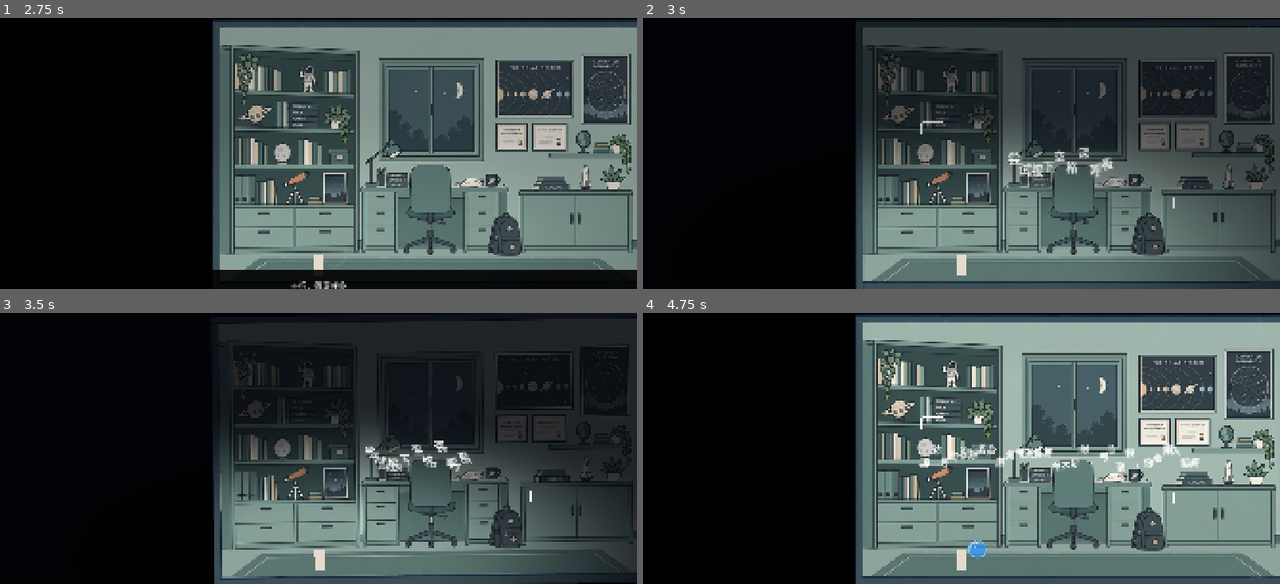
Above: before the commit, frames 1-4 (two rows, left to right).
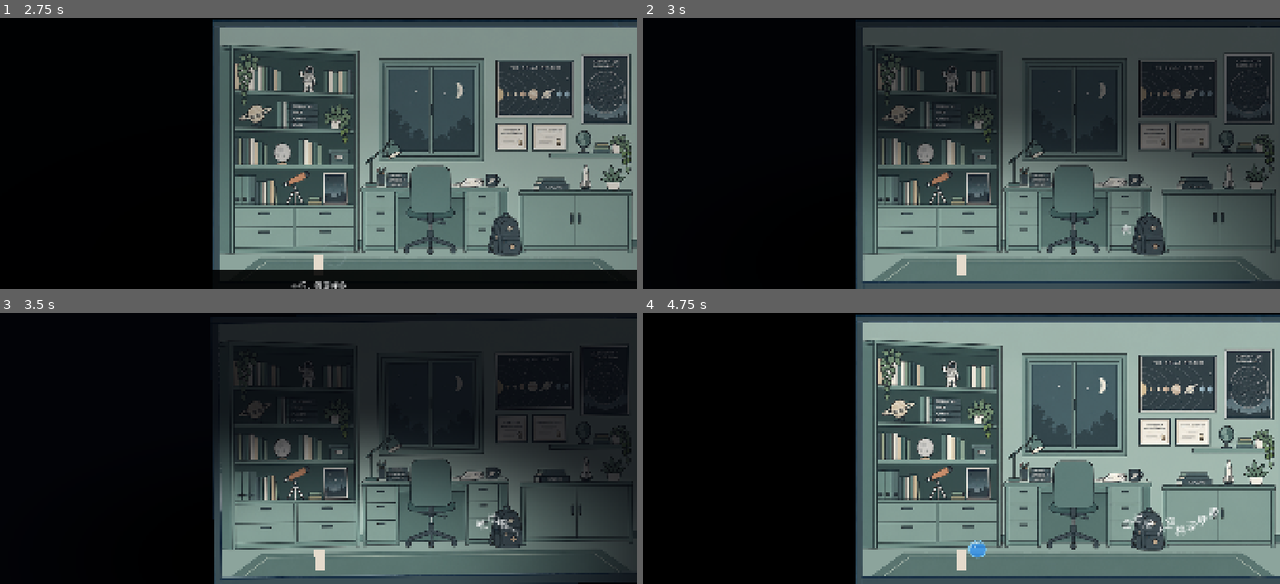
Above: after the commit, the same moments.

Repository: genshi-kotoba/Spine
Game: Godot game, scene res://scenes/c3_level.tscn
Two runs of this game, one before a commit and one after it. Both use one fixed random seed, a clock stepped at 60 frames per second and the inputs below.
Inputs (mouse positions are in pixels of both pictures, inside the frame that each line leads up to):
- Up to frame 1 (2.75 s): tap Enter at 0.5 s; move the mouse to (458, 139) at 0.52 s; hold D (move_right) 0.53-1.28 s; hold Space (breathe) 0.53-1.28 s; click (458, 139) at 0.67 s; move the mouse to (191, 167) at 1.27 s; hold A (move_left) 1.28-2.03 s; tap T (dialogue_t) at 1.35 s; tap Space (breathe) at 2 s; move the mouse to (382, 93) at 2.02 s; hold D (move_right) from 2.03 s (still down); hold Y (dialogue_y) from 2.03 s (still down)
- Up to frame 2 (3 s): keep holding D (move_right); move the mouse to (929, 207) at 2.77 s; release Y (dialogue_y) at 2.78 s; tap E (interact) at 2.85 s; click (929, 207) at 2.92 s
- Up to frame 3 (3.5 s): keep holding D (move_right)
- Up to frame 4 (4.75 s): move the mouse to (1152, 489) at 3.52 s; release D (move_right) at 3.53 s; hold Space (breathe) 3.53-4.28 s; hold A (move_left) from 3.53 s (still down); move the mouse to (770, 407) at 4.27 s; tap T (dialogue_t) at 4.35 s

Frame 1 is identical in both runs. In frame 2, 0.7% of the frame differs, in the area x 43-84%, y 37-81%; in frame 3, 0.7%; in frame 4, 1.5%, in the area x 43-91%, y 37-83%.

Commit message:
refactor(c3): reuse main glitch dialogue module

Diff:
--- a/Spine/scenes/c3_level.tscn
+++ b/Spine/scenes/c3_level.tscn
@@ -23,7 +23,6 @@
 [ext_resource type="Script" uid="uid://dxl118a4wp34q" path="res://scripts/components/RoomTable.gd" id="22"]
 [ext_resource type="PackedScene" uid="uid://dc4yso4br36vf" path="res://scenes/c3_floor.tscn" id="23"]
 [ext_resource type="Script" uid="uid://bbmpcjmv60ouk" path="res://scripts/c3/flow/CorridorAssembly.gd" id="25"]
-[ext_resource type="PackedScene" path="res://scenes/floating_wall_text.tscn" id="26_intro_text"]
 
 [sub_resource type="RectangleShape2D" id="item_col"]
 size = Vector2(179.5, 269)
@@ -61,8 +60,6 @@
 bedroom_left_wall_path = NodePath("Rooms/Bedroom/Environment/WallLeft")
 world_camera_right = 3840.0
 corridor_camera_right = 4600.0
-intro_floating_text_path = NodePath("IntroFloatingLayer/IntroFloatingText")
-flow_floating_text_path = NodePath("IntroFloatingLayer/FlowFloatingText")
 
 [node name="Player" parent="." unique_id=1121437611 instance=ExtResource("1")]
 position = Vector2(320, 948)
@@ -406,33 +403,6 @@
 script = ExtResource("6")
 player_path = NodePath("../../Player")
 
-[node name="IntroFloatingLayer" type="CanvasLayer" parent="." unique_id=996401127]
-layer = 2
-
-[node name="IntroFloatingText" parent="IntroFloatingLayer" instance=ExtResource("26_intro_text")]
-visible = false
-layout_size = Vector2(760, 260)
-min_font_size = 28
-max_font_size = 40
-animated = true
-text_color = Color(1, 1, 1, 1)
-accent_color = Color(1, 1, 1, 1)
-shadow_color = Color(0.04, 0.04, 0.05, 0.95)
-glow_color = Color(1, 1, 1, 0.32)
-outline_size = 4
-
-[node name="FlowFloatingText" parent="IntroFloatingLayer" instance=ExtResource("26_intro_text")]
-visible = false
-layout_size = Vector2(760, 260)
-min_font_size = 28
-max_font_size = 40
-animated = true
-text_color = Color(1, 1, 1, 1)
-accent_color = Color(1, 1, 1, 1)
-shadow_color = Color(0.04, 0.04, 0.05, 0.95)
-glow_color = Color(1, 1, 1, 0.32)
-outline_size = 4
-
 [node name="Effects" type="Node2D" parent="." unique_id=2086481683]
 
 [node name="ParticleBurst" type="Node2D" parent="Effects" unique_id=269592970]
--- a/Spine/scenes/floating_wall_text.tscn
+++ /dev/null
@@ -1,6 +0,0 @@
-[gd_scene load_steps=2 format=3]
-
-[ext_resource type="Script" path="res://scripts/components/FloatingWallText.gd" id="1_floating"]
-
-[node name="FloatingWallText" type="Node2D"]
-script = ExtResource("1_floating")
--- a/Spine/scenes/floating_wall_text_demo.tscn
+++ /dev/null
@@ -1,50 +0,0 @@
-[gd_scene load_steps=5 format=3]
-
-[ext_resource type="Script" path="res://scripts/scenes/FloatingWallTextDemo.gd" id="1_demo"]
-[ext_resource type="PackedScene" path="res://scenes/floating_wall_text.tscn" id="2_text"]
-
-[sub_resource type="Gradient" id="Gradient_wall"]
-colors = PackedColorArray(0.035, 0.033, 0.032, 1, 0.105, 0.097, 0.091, 1)
-
-[sub_resource type="GradientTexture2D" id="GradientTexture_wall"]
-gradient = SubResource("Gradient_wall")
-width = 1920
-height = 817
-fill_from = Vector2(0.16, 0.12)
-fill_to = Vector2(0.86, 0.9)
-
-[node name="FloatingWallTextDemo" type="Node2D"]
-script = ExtResource("1_demo")
-
-[node name="Wall" type="Sprite2D" parent="."]
-texture = SubResource("GradientTexture_wall")
-position = Vector2(960, 408.5)
-
-[node name="WallSeamLeft" type="Line2D" parent="."]
-points = PackedVector2Array(210, 0, 185, 245, 222, 466, 196, 817)
-width = 3.0
-default_color = Color(0.16, 0.15, 0.14, 0.5)
-
-[node name="WallSeamRight" type="Line2D" parent="."]
-points = PackedVector2Array(1710, 0, 1740, 190, 1702, 492, 1732, 817)
-width = 3.0
-default_color = Color(0.16, 0.15, 0.14, 0.5)
-
-[node name="FloorShadow" type="Polygon2D" parent="."]
-polygon = PackedVector2Array(0, 715, 1920, 684, 1920, 817, 0, 817)
-color = Color(0.015, 0.014, 0.013, 1)
-
-[node name="RedCut" type="Polygon2D" parent="."]
-polygon = PackedVector2Array(0, 662, 1920, 641, 1920, 649, 0, 672)
-color = Color(0.46, 0.075, 0.055, 0.8)
-
-[node name="FloatingWallText" parent="." instance=ExtResource("2_text")]
-position = Vector2(960, 365)
-phrases = PackedStringArray("这条走廊没有尽头", "不要相信门后的声音", "沉默是一种许可", "档案正在注视你", "保持清醒", "你已经来过这里")
-layout_size = Vector2(1280, 520)
-min_font_size = 34
-max_font_size = 72
-max_tilt_degrees = 6.5
-jitter_amount = 2.2
-float_amount = 4.5
-motion_speed = 1.05
--- a/Spine/scripts/c3/flow/C3Flow.gd
+++ b/Spine/scripts/c3/flow/C3Flow.gd
@@ -116,8 +116,6 @@
 ## 光影后超限走廊直接从书房门接出，镜头边界只覆盖该短走廊。
 @export var corridor_camera_left: float = 0.0
 @export var corridor_camera_right: float = 11520.0
-@export var intro_floating_text_path: NodePath
-@export var flow_floating_text_path: NodePath
 
 var _player: Node2D = null
 var _left_study: bool = false
@@ -136,12 +134,6 @@
 var _intro_breathed: bool = false
 var _intro_text_stage: int = 0
 var _intro_text_elapsed: float = 0.0
-var _intro_floating_text: Node = null
-var _flow_floating_text: Node = null
-var _flow_text_clear_x: float = INF
-var _flow_text_clear_time_msec: int = 0
-var _flow_text_world_anchor := Vector2.ZERO
-var _flow_text_follow_player := false
 var _flow_dialogue_action: String = ""
 var _tv_subtitle_shown: bool = false
 var _hall_door_subtitle_shown: bool = false
@@ -347,48 +339,14 @@
 			pass
 
 
-func _show_flow_floating(value: String, world_anchor: Vector2, clear_x: float = INF, follow_player: bool = false, duration_sec: float = INF) -> void:
-	if _flow_floating_text == null or not is_instance_valid(_flow_floating_text):
-		return
-	if _flow_floating_text.has_method("set_phrases"):
-		_flow_floating_text.call("set_phrases", PackedStringArray([value]))
-	elif _flow_floating_text is Label:
-		(_flow_floating_text as Label).text = value
-	elif _flow_floating_text is RichTextLabel:
-		(_flow_floating_text as RichTextLabel).text = value
-	_flow_text_world_anchor = world_anchor
-	_flow_text_follow_player = follow_player
-	_update_flow_floating_position()
-	_flow_floating_text.visible = true
-	if _flow_floating_text.has_method("set_revealed"):
-		_flow_floating_text.call("set_revealed", true, 0.2)
-	_flow_text_clear_x = clear_x
-	_flow_text_clear_time_msec = 0 if is_inf(duration_sec) else Time.get_ticks_msec() + int(maxf(duration_sec, 0.0) * 1000.0)
+func _show_flow_floating(value: String, _world_anchor: Vector2, _clear_x: float = INF, _follow_player: bool = false, _duration_sec: float = INF) -> void:
+	# C3 悬浮提示直接复用 main 分支 MODE_GLITCH。
+	DialogueManager.start_lines([value], DialogueManager.MODE_GLITCH)
 
 
 func _hide_flow_floating() -> void:
-	if _flow_floating_text == null or not is_instance_valid(_flow_floating_text):
-		return
-	if _flow_floating_text.has_method("set_revealed"):
-		_flow_floating_text.call("set_revealed", false, 0.25)
-	else:
-		_flow_floating_text.visible = false
-	_flow_text_clear_x = INF
-	_flow_text_follow_player = false
-	_flow_text_clear_time_msec = 0
-
-
-func _update_flow_floating_position() -> void:
-	if _flow_floating_text == null or not is_instance_valid(_flow_floating_text):
-		return
-	var anchor := _flow_text_world_anchor
-	if _flow_text_follow_player and _player != null:
-		anchor = _player.global_position + _flow_text_world_anchor
-	var parent := _flow_floating_text.get_parent()
-	if parent is CanvasLayer:
-		_flow_floating_text.position = get_viewport().get_canvas_transform() * anchor
-	else:
-		_flow_floating_text.global_position = anchor
+	# MODE_GLITCH 按 main 模块自身的逐句生命周期自动隐藏。
+	pass
 
 
 # ─── 卧室门三态（§5.2）───
@@ -1044,7 +1002,6 @@
 
 func _ready_extra() -> void:
 	_resolve_scene_refs()
-	_flow_floating_text = get_node_or_null(flow_floating_text_path)
 	_activate_camera()
 	_setup_room_table()
 	_bind_doors()
@@ -1067,7 +1024,6 @@
 	_intro_breathed = false
 	_intro_text_stage = 0
 	_intro_text_elapsed = 0.0
-	_intro_floating_text = get_node_or_null(intro_floating_text_path)
 	StoryMonitor.lock_input()
 	if _breath != null and _breath.has_method("set_countdown_rate"):
 		_breath.call("set_countdown_rate", INTRO_BREATH_RATE, true)
@@ -1088,32 +1044,13 @@
 
 
 func _set_intro_text(value: String) -> void:
-	if _intro_floating_text == null or not is_instance_valid(_intro_floating_text):
-		return
-	if _intro_floating_text.has_method("set_phrases"):
-		_intro_floating_text.call("set_phrases", PackedStringArray([value]))
-	elif _intro_floating_text is Label:
-		(_intro_floating_text as Label).text = value
-	elif _intro_floating_text is RichTextLabel:
-		(_intro_floating_text as RichTextLabel).text = value
-	var floating_canvas := _intro_floating_text as CanvasItem
-	if floating_canvas != null:
-		floating_canvas.visible = true
-		floating_canvas.modulate.a = 0.0
-	if _intro_floating_text.has_method("set_revealed"):
-		_intro_floating_text.call("set_revealed", true, 0.2)
-	elif floating_canvas != null:
-		floating_canvas.modulate.a = 1.0
+	# 开场悬浮提示直接使用 main 分支 MODE_GLITCH 组件。
+	DialogueManager.start_lines([value], DialogueManager.MODE_GLITCH)
 
 
 func _hide_intro_text() -> void:
-	if _intro_floating_text == null or not is_instance_valid(_intro_floating_text):
-		return
-	if _intro_floating_text.has_method("set_revealed"):
-		_intro_floating_text.call("set_revealed", false, 0.2)
-	var floating_canvas := _intro_floating_text as CanvasItem
-	if floating_canvas != null:
-		floating_canvas.visible = false
+	# MODE_GLITCH 按自身生命周期自动清理。
+	pass
 
 
 func _unhandled_input(event: InputEvent) -> void:
@@ -1135,16 +1072,6 @@
 func _update_intro(delta: float) -> void:
 	if not _intro_active:
 		return
-	if _intro_floating_text != null and is_instance_valid(_intro_floating_text) and _player != null:
-		var target_world := _player.global_position + Vector2(260.0, -300.0)
-		# IntroFloatingText is rendered above DarknessMask in a dedicated CanvasLayer,
-		# so convert its world anchor into viewport coordinates instead of using camera space directly.
-		var floating_parent := _intro_floating_text.get_parent()
-		if floating_parent is CanvasLayer:
-			var viewport := get_viewport()
-			_intro_floating_text.position = viewport.get_canvas_transform() * target_world
-		else:
-			_intro_floating_text.global_position = target_world
 	if _intro_text_stage < 2:
 		return
 	_intro_text_elapsed += delta
@@ -1467,20 +1394,11 @@
 		return
 	if _player == null:
 		return
-	if _flow_floating_text != null and _flow_floating_text.visible:
-		_update_flow_floating_position()
 	if not _tv_subtitle_shown and _player.global_position.x >= LIVING_TV_X \
 		and current_stage >= STAGE_LEAVE_STUDY and current_stage < STAGE_LIGHT \
 		and not DialogueManager.is_dialogue_active():
 		_tv_subtitle_shown = true
 		_show_flow_subtitle(["这间房子相当整洁，电视柜上一丝灰尘都没有留下"], "")
-	if _flow_floating_text != null and _flow_floating_text.visible \
-		and _player.global_position.x >= _flow_text_clear_x:
-		_hide_flow_floating()
-	if _flow_floating_text != null and _flow_floating_text.visible \
-		and _flow_text_clear_time_msec > 0 \
-		and Time.get_ticks_msec() >= _flow_text_clear_time_msec:
-		_hide_flow_floating()
 	if (current_stage == STAGE_CORRIDOR or current_stage == STAGE_CORRIDOR_END) \
 		and not _corridor_end_hint_shown and _corridor != null \
 		and _player.global_position.x >= float(_corridor.get("end_wall_x")) - 240.0:
--- a/Spine/scripts/components/FloatingWallText.gd
+++ /dev/null
@@ -1,311 +0,0 @@
-@tool
-class_name FloatingWallText
-extends Node2D
-## 可直接实例化的破碎悬浮文字组件。
-## 复用 main 分支的 glitch_char shader：逐字散落、切片错位、RGB 分离、闪烁和抖动。
-
-const GLITCH_SHADER := preload("res://assets/shaders/glitch_char.gdshader")
-const CHAR_INTERVAL_SEC := 0.15
-
-@export_group("Content")
-@export var phrases: PackedStringArray = PackedStringArray([
-	"知道得太多，也是一种病。",
-	"不要回头",
-	"门后没有答案",
-	"保持安静",
-	"记录不会说谎",
-	"它在阅读你",
-]):
-	set(value):
-		phrases = value
-		_request_rebuild()
-
-@export_multiline var font_families: String = "PingFang SC\nMicrosoft YaHei\nNoto Sans CJK SC\nSimSun":
-	set(value):
-		font_families = value
-		_request_rebuild()
-
-@export_group("Layout")
-@export var layout_size: Vector2 = Vector2(900.0, 420.0):
-	set(value):
-		layout_size = value.max(Vector2(160.0, 100.0))
-		_request_rebuild()
-@export_range(12, 160, 1) var min_font_size: int = 28:
-	set(value):
-		min_font_size = value
-		_request_rebuild()
-@export_range(12, 180, 1) var max_font_size: int = 58:
-	set(value):
-		max_font_size = value
-		_request_rebuild()
-@export_range(0.0, 18.0, 0.1) var max_tilt_degrees: float = 5.5:
-	set(value):
-		max_tilt_degrees = value
-		_request_rebuild()
-@export var seed_value: int = 7319:
-	set(value):
-		seed_value = value
-		_request_rebuild()
-
-@export_group("Appearance")
-@export var text_color: Color = Color("e8e1d1"):
-	set(value):
-		text_color = value
-		_request_rebuild()
-@export var accent_color: Color = Color("c43d32"):
-	set(value):
-		accent_color = value
-		_request_rebuild()
-@export var shadow_color: Color = Color(0.02, 0.015, 0.015, 0.92):
-	set(value):
-		shadow_color = value
-		_request_rebuild()
-@export var glow_color: Color = Color(1.0, 1.0, 1.0, 0.28):
-	set(value):
-		glow_color = value
-		_request_rebuild()
-@export_range(0, 16, 1) var outline_size: int = 3:
-	set(value):
-		outline_size = value
-		_request_rebuild()
-@export_range(1, 8, 1) var accent_frequency: int = 3:
-	set(value):
-		accent_frequency = value
-		_request_rebuild()
-
-@export_group("Motion")
-@export var animated: bool = true:
-	set(value):
-		animated = value
-		set_process(animated or Engine.is_editor_hint())
-@export var animate_in_editor: bool = true
-@export_range(0.0, 8.0, 0.1) var jitter_amount: float = 1.8
-@export_range(0.0, 12.0, 0.1) var float_amount: float = 3.5
-@export_range(0.1, 8.0, 0.1) var motion_speed: float = 1.2
-@export_range(0.0, 2.0, 0.01) var entrance_duration: float = 0.38
-@export_range(0.0, 0.5, 0.01) var entrance_stagger: float = 0.06
-
-var _font: SystemFont
-var _content: Node2D
-var _entries: Array[Dictionary] = []
-var _elapsed := 0.0
-var _rebuild_queued := false
-var _glitch_material: ShaderMaterial = null
-
-
-func _ready() -> void:
-	_glitch_material = ShaderMaterial.new()
-	_glitch_material.shader = GLITCH_SHADER
-	_ensure_content()
-	_rebuild()
-	set_process(animated or Engine.is_editor_hint())
-	if not Engine.is_editor_hint():
-		play_entrance()
-
-
-func _process(delta: float) -> void:
-	if not animated or (Engine.is_editor_hint() and not animate_in_editor):
-		return
-	_elapsed += delta
-	for entry in _entries:
-		var holder := entry["holder"] as Node2D
-		if not is_instance_valid(holder):
-			continue
-		var phase := float(entry["phase"])
-		var base_position := entry["base_position"] as Vector2
-		var base_rotation := float(entry["base_rotation"])
-		var micro_x := sin(_elapsed * motion_speed * 5.7 + phase * 1.3) * jitter_amount
-		var micro_y := sin(_elapsed * motion_speed * 7.9 + phase * 0.7) * jitter_amount * 0.55
-		holder.position = base_position + Vector2(micro_x, micro_y)
-		holder.rotation = base_rotation
-
-
-## 运行时替换全部文字；布局与动画会立即重建。
-func set_phrases(value: PackedStringArray) -> void:
-	phrases = value
-
-
-## 播放逐条显现演出。模块默认在运行时进入场景时自动播放一次。
-func play_entrance() -> void:
-	for i in range(_entries.size()):
-		var holder := _entries[i]["holder"] as Node2D
-		holder.modulate.a = 1.0
-		holder.scale = Vector2.ONE
-		for j in range(holder.get_child_count()):
-			var glyph := holder.get_child(j) as CanvasItem
-			if glyph == null:
-				continue
-			glyph.modulate.a = 0.0
-			if entrance_duration <= 0.0:
-				glyph.modulate.a = 1.0
-				continue
-			var tween := create_tween()
-			tween.tween_interval(float(j) * CHAR_INTERVAL_SEC)
-			tween.tween_property(glyph, "modulate:a", 1.0, entrance_duration).set_trans(Tween.TRANS_EXPO).set_ease(Tween.EASE_OUT)
-
-
-## 供流程脚本控制整体淡入/淡出，不改变各条文字配置。
-func set_revealed(value: bool, duration: float = 0.2) -> void:
-	var target_alpha := 1.0 if value else 0.0
-	if duration <= 0.0:
-		modulate.a = target_alpha
-		return
-	var tween := create_tween()
-	tween.tween_property(self, "modulate:a", target_alpha, duration)
-
-
-func get_entry_count() -> int:
-	return _entries.size()
-
-
-func get_entry_font_sizes() -> PackedInt32Array:
-	var result := PackedInt32Array()
-	for entry in _entries:
-		result.append(int(entry["font_size"]))
-	return result
-
-
-func get_entry_positions() -> PackedVector2Array:
-	var result := PackedVector2Array()
-	for entry in _entries:
-		var holder := entry["holder"] as Node2D
-		result.append(holder.position)
-	return result
-
-
-func _request_rebuild() -> void:
-	if not is_inside_tree() or _rebuild_queued:
-		return
-	_rebuild_queued = true
-	_rebuild.call_deferred()
-
-
-func _ensure_content() -> void:
-	_content = get_node_or_null("GeneratedText") as Node2D
-	if _content == null:
-		_content = Node2D.new()
-		_content.name = "GeneratedText"
-		add_child(_content)
-
-
-func _rebuild() -> void:
-	_rebuild_queued = false
-	_ensure_content()
-	for child in _content.get_children():
-		child.free()
-	_entries.clear()
-	_font = SystemFont.new()
-	_font.font_names = _font_names()
-	var clean_phrases: PackedStringArray = []
-	for phrase in phrases:
-		var clean := phrase.strip_edges()
-		if not clean.is_empty():
-			clean_phrases.append(clean)
-	if clean_phrases.is_empty():
-		queue_redraw()
-		return
-
-	var rng := RandomNumberGenerator.new()
-	rng.seed = seed_value
-	var columns := 1 if clean_phrases.size() == 1 else 2
-	var rows := ceili(float(clean_phrases.size()) / float(columns))
-	var cell_size := Vector2(layout_size.x / float(columns), layout_size.y / float(rows))
-	var safe_min := mini(min_font_size, max_font_size)
-	var safe_max := maxi(min_font_size, max_font_size)
-	for i in range(clean_phrases.size()):
-		var holder := Node2D.new()
-		holder.name = "Phrase%02d" % (i + 1)
-		_content.add_child(holder)
-		var font_size := rng.randi_range(safe_min, safe_max)
-		if safe_max > safe_min and clean_phrases.size() > 1:
-			font_size = clampi(font_size + (safe_max - safe_min) * (1 if i % 3 == 0 else -1) / 5, safe_min, safe_max)
-		var label_size := _fit_label_size(clean_phrases[i], font_size, cell_size.x - 36.0)
-		font_size = int(label_size.y)
-		var measured := _font.get_string_size(clean_phrases[i], HORIZONTAL_ALIGNMENT_LEFT, -1, font_size)
-		var accent := (i + 1) % maxi(1, accent_frequency) == 0
-		_add_label(holder, clean_phrases[i], font_size, measured, accent)
-		var col := i % columns
-		var row := i / columns
-		var cell_center := Vector2(
-			-layout_size.x * 0.5 + cell_size.x * (float(col) + 0.5),
-			-layout_size.y * 0.5 + cell_size.y * (float(row) + 0.5)
-		)
-		var offset_limit := Vector2(cell_size.x * 0.12, cell_size.y * 0.16)
-		var base_position := cell_center + Vector2(rng.randf_range(-offset_limit.x, offset_limit.x), rng.randf_range(-offset_limit.y, offset_limit.y))
-		var base_rotation := deg_to_rad(rng.randf_range(-max_tilt_degrees, max_tilt_degrees))
-		holder.position = base_position
-		holder.rotation = base_rotation
-		_entries.append({
-			"holder": holder,
-			"base_position": base_position,
-			"base_rotation": base_rotation,
-			"phase": rng.randf_range(0.0, TAU),
-			"font_size": font_size,
-			"size": measured,
-			"accent": accent,
-		})
-	queue_redraw()
-
-
-func _add_label(holder: Node2D, value: String, font_size: int, measured: Vector2, accent: bool) -> void:
-	var label_position := -measured * 0.5
-	# 每个字独立生成，沿用 MODE_GLITCH 的右移步进与上下 10~30px 散落。
-	var char_rng := RandomNumberGenerator.new()
-	char_rng.seed = hash(value) ^ seed_value
-	var cursor := label_position
-	for i in range(value.length()):
-		var ch := value.substr(i, 1)
-		var glyph := Label.new()
-		glyph.name = "Glyph%02d" % i
-		glyph.text = ch
-		glyph.position = cursor + Vector2(0.0, char_rng.randf_range(-30.0, 30.0))
-		glyph.rotation = deg_to_rad(char_rng.randf_range(-5.0, 5.0))
-		glyph.scale = Vector2.ONE * char_rng.randf_range(0.9, 1.1)
-		glyph.add_theme_font_override("font", _font)
-		glyph.add_theme_font_size_override("font_size", font_size)
-		glyph.add_theme_color_override("font_color", Color.WHITE if not accent else text_color)
-		glyph.add_theme_color_override("font_outline_color", shadow_color)
-		glyph.add_theme_constant_override("outline_size", outline_size)
-		if _glitch_material != null:
-			glyph.material = _glitch_material
-		holder.add_child(glyph)
-		cursor.x += _font.get_string_size(ch, HORIZONTAL_ALIGNMENT_LEFT, -1, font_size).x
-
-
-func _fit_label_size(value: String, initial_size: int, available_width: float) -> Vector2:
-	var size := initial_size
-	while size > mini(min_font_size, max_font_size):
-		var measured := _font.get_string_size(value, HORIZONTAL_ALIGNMENT_LEFT, -1, size)
-		if measured.x <= available_width:
-			break
-		size -= 1
-	return Vector2(_font.get_string_size(value, HORIZONTAL_ALIGNMENT_LEFT, -1, size).x, float(size))
-
-
-func _font_names() -> PackedStringArray:
-	var result := PackedStringArray()
-	for family in font_families.split("\n", false):
-		var clean := family.strip_edges()
-		if not clean.is_empty():
-			result.append(clean)
-	return result
-
-
-func _draw() -> void:
-	var half := layout_size * 0.5
-	var corner := 34.0
-	draw_line(Vector2(-half.x, -half.y + corner), Vector2(-half.x, -half.y), accent_color, 3.0)
-	draw_line(Vector2(-half.x, -half.y), Vector2(-half.x + corner * 2.0, -half.y), accent_color, 3.0)
-	draw_line(Vector2(half.x, half.y - corner), Vector2(half.x, half.y), accent_color, 3.0)
-	draw_line(Vector2(half.x, half.y), Vector2(half.x - corner * 2.0, half.y), accent_color, 3.0)
-	for i in range(_entries.size()):
-		var entry := _entries[i]
-		var pos := entry["base_position"] as Vector2
-		var size := entry["size"] as Vector2
-		var rotation_value := float(entry["base_rotation"])
-		draw_set_transform(pos, rotation_value)
-		if bool(entry["accent"]):
-			draw_rect(Rect2(Vector2(-size.x * 0.5 - 12.0, size.y * 0.54), Vector2(size.x + 24.0, 3.0)), accent_color, true)
-		else:
-			draw_rect(Rect2(Vector2(-size.x * 0.5 - 8.0, size.y * 0.58), Vector2(minf(size.x * 0.28, 64.0), 2.0)), text_color.darkened(0.35), true)
-	draw_set_transform(Vector2.ZERO, 0.0)
--- a/Spine/scripts/scenes/FloatingWallTextDemo.gd
+++ /dev/null
@@ -1,42 +0,0 @@
-extends Node2D
-## 独立演示与 headless 验收入口。
-
-@onready var floating_text: FloatingWallText = $FloatingWallText
-
-
-func _ready() -> void:
-	if "--self-check" in OS.get_cmdline_user_args():
-		_run_self_check.call_deferred()
-
-
-func _run_self_check() -> void:
-	await get_tree().process_frame
-	var failures: Array[String] = []
-	if floating_text.get_entry_count() != floating_text.phrases.size():
-		failures.append("entry_count")
-	var font_sizes := floating_text.get_entry_font_sizes()
-	var unique_sizes: Dictionary = {}
-	for font_size in font_sizes:
-		unique_sizes[font_size] = true
-	if unique_sizes.size() < 2:
-		failures.append("font_variation")
-	var before := floating_text.get_entry_positions()
-	for i in range(8):
-		await get_tree().process_frame
-	var after := floating_text.get_entry_positions()
-	var moved := false
-	for i in range(mini(before.size(), after.size())):
-		if not before[i].is_equal_approx(after[i]):
-			moved = true
-			break
-	if not moved:
-		failures.append("motion")
-	floating_text.set_phrases(PackedStringArray(["墙上的字", "仍在呼吸", "不要靠近"]))
-	await get_tree().process_frame
-	if floating_text.get_entry_count() != 3:
-		failures.append("runtime_rebuild")
-	if failures.is_empty():
-		print("[floating_wall_text_demo] SELF-CHECK PASS")
-	else:
-		print("[floating_wall_text_demo] SELF-CHECK FAIL: " + ", ".join(failures))
-	get_tree().quit(0 if failures.is_empty() else 1)
Not shown, removed: Spine/scripts/components/FloatingWallText.gd.uid
Not shown, removed: Spine/scripts/scenes/FloatingWallTextDemo.gd.uid
Not shown, removed: Spine/docs/floating_wall_text_module.md
